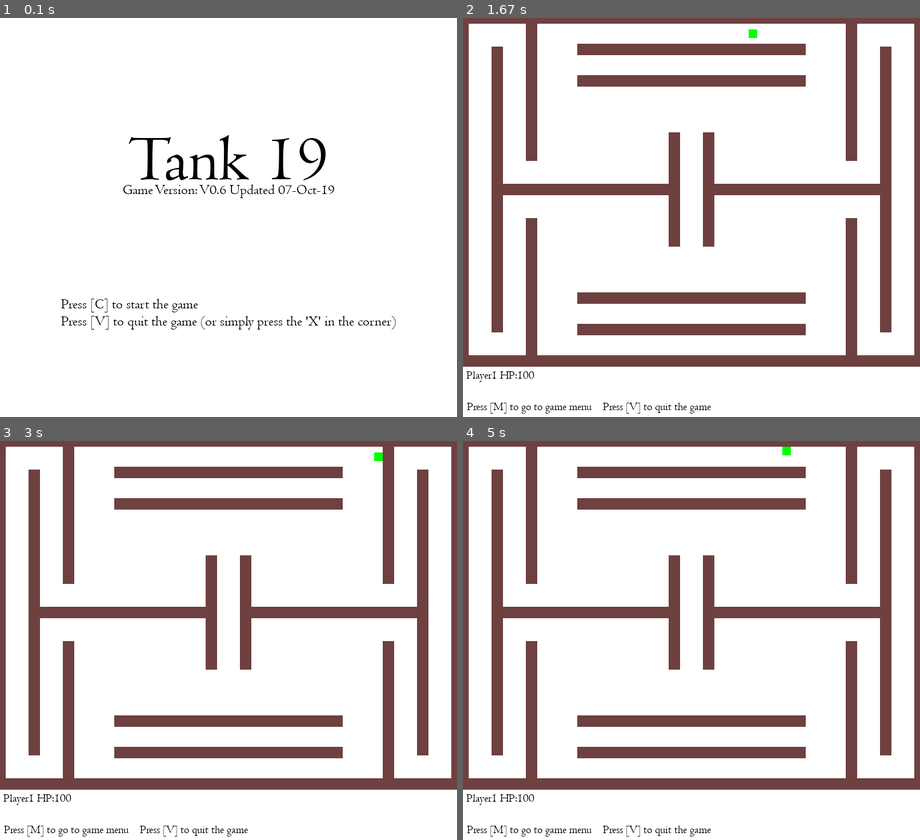
Above: before the commit, frames 1-4 (two rows, left to right).
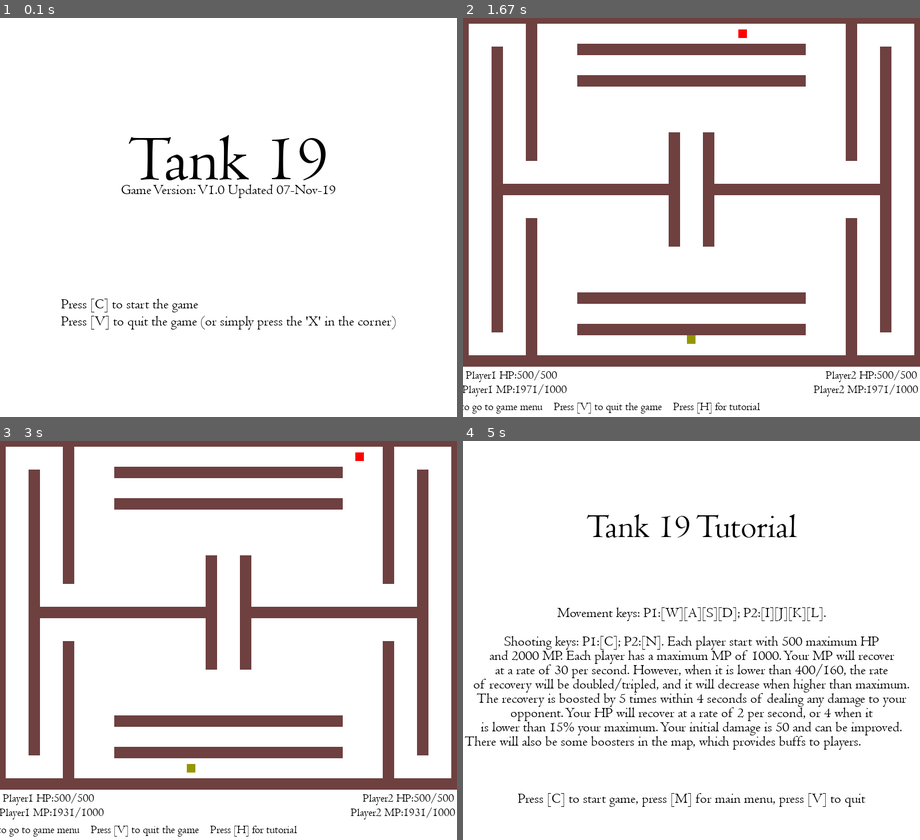
Above: after the commit, the same moments.

Repository: WEGigabyteWeiXiao/Pygame_Project_Guo
Game: pygame game, started from Final File.py
Two runs of this game, one before a commit and one after it. Both use one fixed random seed, a clock stepped at 60 frames per second and the inputs below.
Inputs:
- Up to frame 1 (0.1 s): no input
- Up to frame 2 (1.67 s): tap C at 0.33, 0.67 s; hold I 1-1.47 s; hold D 1-1.47 s; hold C from 1.5 s (still down); hold D from 1.5 s (still down); tap K at 1.65 s
- Up to frame 3 (3 s): release C at 1.97 s; release D at 1.97 s; hold J 2-2.47 s; hold D 2-2.47 s; tap L at 2.5 s; hold D from 2.83 s (still down); tap K at 2.98 s
- Up to frame 4 (5 s): release D at 3.3 s; hold W 3.33-3.63 s; hold D 3.67-4.13 s; hold N 4.17-4.7 s; hold A 4.17-4.7 s; tap K at 4.32 s; tap H at 4.73 s

The runs differ from the first frame. In frame 1, 0.5% of the frame differs, in the area x 26-74%, y 41-46%; in frame 2, 1.3%; in frame 3, 1.3%; in frame 4, 28%, in the area x 0-100%, y 0-100%.

Commit message:
Game version 1.0
First playable version of the game

Diff:
--- a/Final File.py
+++ b/Final File.py
@@ -7,7 +7,7 @@
 gameDisplay = pygame.display.set_mode([display_width,display_height])
 #Sets resolution of the game window and actually creates it
 
-pygame.display.set_caption('Tank 19 V0.6 (07-OCT-19)')
+pygame.display.set_caption('Tank 19 V1.0 (07-NOV-19)')
 #Sets title of the game window
 
 clock = pygame.time.Clock()
@@ -20,7 +20,12 @@
 blue = (0,0,255)
 brown = (110,64,64)
 yellow = (255,255,0)
+dyellow = (150,150,0)
 #Sets up RGB values of all the colours
+
+bullet_list = pygame.sprite.Group()
+#Creates a list for bullets
+
 
 class Wall(pygame.sprite.Sprite):
 #Constructor function for walls
@@ -42,9 +47,17 @@
 
     change_x = 0
     change_y = 0
-    #initiates player's speed and hitpoint
-
-    def __init__(self,x,y,colour,hp):
+    #initialises player's speed and hitpoint
+
+    hp = 500
+    max_hp = 500
+    mp = 2000
+    #Initialises player's hp and mp
+
+    recoveryCount = 4
+    #Initialises player's hp recovery counter
+
+    def __init__(self,x,y,colour):
     #constructor
         pygame.sprite.Sprite.__init__(self)
         #Call the parent's constructor
@@ -58,9 +71,6 @@
         self.rect.x = x
         #Make the top-left corner of the "tank" the passed-in location
 
-        self.hp = hp
-        #Initialises the hp of the player
-
     def changespeed(self,x,y):
         self.change_x += x
         self.change_y += y
@@ -69,7 +79,7 @@
     def move(self, walls):
     #Decides the position of the tank in the next tick
         self.rect.x += self.change_x
-        #Moves along horizontal direction
+        #Moves walong horizontal direction
 
         block_hit_list = pygame.sprite.spritecollide(self,walls,False)
         #Check if the tank is going to hit the wall in the horizontal in the next tick
@@ -96,6 +106,40 @@
             #If the tank is going to the top
                 self.rect.top = block.rect.bottom
 
+        block_hit_list = pygame.sprite.spritecollide(self,bullet_list,False)
+        #Check if the player is being hit by a a bullet
+        for block in block_hit_list:
+        #If a bullet did hit a player
+            self.hp = self.hp - 50
+
+    def shoot(self):
+        bullet_x = self.rect.x
+        bullet_y = self.rect.y
+        bullet = Bullet(bullet_x + self.change_x + 5, bullet_y + self.change_y + 5)
+        #Creates a bullet when the player presses space
+        bullet.speed_x = self.change_x * 3
+        bullet.speed_y = self.change_y * 3
+        #Set the initial position of the bullet
+        bullet_list.add(bullet)
+        self.mp = self.mp - 60
+        #Adds the bullet into the game and deducts mp required from the player
+
+    def get_change_x(self):
+    #Getter method for horizontal speed
+        return self.change_x
+
+    def get_change_y(self):
+    #Getter method for vertical speed
+        return self.change_y
+
+    def get_pos_x(self):
+    #Getter method for horizontal position
+        return self.rect.x
+
+    def get_pos_y(self):
+    #Getter method for vertical position
+        return self.rect.y
+
     def hp_change(self, hpchange):
     #Changes the hp of the player in case of a hit or something else
         self.hp = self.hp + hpchange
@@ -103,9 +147,76 @@
         hpchange = 0
         #Reset the value so the value will not be changed constantly
 
+    def mp_update(self):
+    #Changes the mp of the player in case of a shoot and natural recovery
+        if self.mp < 1000:
+            self.mp = self.mp + 1
+            if self.mp < 400:
+                self.mp = self.mp + 1
+                if self.mp < 160:
+                    self.mp = self.mp + 1
+        #If mp os less than 1000/400/160, recover mp at regular/double/triple speed
+        if self.mp > 1000:
+            self.mp = self.mp - 1
+        #If mp is higher than maximum, slowly deduct it
+
+    def hp_recovery(self):
+        if self.recoveryCount > 0:
+            self.recoveryCount = self.recoveryCount - 1
+        #When it isn't the tick for recovery yet, decrease the counter
+        else:
+        #When it is the tick for hp recovery
+            self.recoveryCount = 6
+            #Resets the counter
+            if self.hp < self.max_hp * 0.15:
+                self.hp = self.hp + 2
+            elif self.hp < self.max_hp:
+                self.hp = self.hp + 1
+            #Recover hp, if lower than 15% of max hp, double the speed
+        if self.mp >= 1000:
+            self.recoveryCount = self.recoveryCount - 1
+        #If the player is at full mp, double the speed of recovery
+
+
     def get_hp(self):
     #Getter method for hp (in order to display on the scoreboard)
         return self.hp
+
+    def get_mp(self):
+    #Getter method for mp
+        return self.mp
+
+    def get_max_hp(self):
+    #Getter method for max_hp
+        return self.max_hp
+
+
+class Bullet(pygame.sprite.Sprite):
+#Base class for bullets in the game
+
+    def __init__(self, x, y):
+    #Constructor for the class
+        pygame.sprite.Sprite.__init__(self)
+        #Calls the constructor of its parent class
+
+        self.image = pygame.Surface([5,5])
+        self.image.fill(black)
+        #Creates a bullet with size 5,5 and fill it with black
+
+        self.rect = self.image.get_rect()
+        self.rect.x = x
+        self.rect.y = y
+        #Sets the bullet as a rectangle
+
+        self.speed_x = 0
+        self.speed_y = 0
+        #Sets speed of bullets
+
+    def move(self):
+        self.rect.x += self.speed_x
+        self.rect.y += self.speed_y
+        #Moves bullets
+
 
 
 class Map():
@@ -176,13 +287,17 @@
             #Detects if the user pressed a button
                 if event.key == pygame.K_c:
                     intro = False
-                #If [C] is pressed let the game enter the main loop
+                #If [C] is pressed let the game enter tutorial
 
                 if event.key == pygame.K_v:
                     pygame.quit()
                     quit()
                 #If [V] is pressed quit the game
 
+                if event.key == pygame.K_h:
+                    tutorial()
+                #If [H] is pressed enter tutorial
+
         gameDisplay.fill(white)
         #fill the screen with white
 
@@ -194,7 +309,7 @@
         TextRect.center = (400,250)
         #Displays title of game
 
-        TextSurf2, TextRect2 = text_objects("Game Version: V0.6 Updated 07-Oct-19", canteur25)
+        TextSurf2, TextRect2 = text_objects("Game Version: V1.0 Updated 07-Nov-19", canteur25)
         TextRect2.center = (400,300)
         #Displays version number of game
 
@@ -212,12 +327,111 @@
         #Makes all changes made above to take effect
 
 
+def tutorial():
+    tutorial = True
+
+    while tutorial == True:
+        for event in pygame.event.get():
+            if event.type == pygame.QUIT:
+                pygame.quit()
+                quit()
+            #If the window is closed, close it
+            if event.type == pygame.KEYDOWN:
+            #Detects if the user pressed a button
+                if event.key == pygame.K_c:
+                    tutorial = False
+                if event.key == pygame.K_m:
+                    start_menu()
+                if event.key == pygame.K_v:
+                    pygame.quit()
+                    quit()
+        gameDisplay.fill(white)
+
+        canteur60 = pygame.font.Font("Fonts/CENTAUR.TTF", 60)
+        canteur25 = pygame.font.Font("Fonts/CENTAUR.TTF", 25)
+        #Define all fonts used in this subroutine
+
+        TextSurf100, TextRect100 = text_objects("Tank 19 Tutorial", canteur60)
+        TextRect100.center = (400,150)
+        #Displays title
+
+        TextSurf101, TextRect101 = text_objects("Movement keys: P1:[W][A][S][D]; P2:[I][J][K][L].", canteur25)
+        TextRect101.center = (400,300)
+        TextSurf102, TextRect102 = text_objects("Shooting keys: P1:[C]; P2:[N]. Each player start with 500 maximum HP", canteur25)
+        TextRect102.center = (400,350)
+        TextSurf103, TextRect103 = text_objects("and 2000 MP. Each player has a maximum MP of 1000. Your MP will recover",canteur25)
+        TextRect103.center = (400,375)
+        TextSurf104, TextRect104 = text_objects("at a rate of 30 per second. However, when it is lower than 400/160, the rate", canteur25)
+        TextRect104.center = (400,400)
+        TextSurf105, TextRect105 = text_objects("of recovery will be doubled/tripled, and it will decrease when higher than maximum.", canteur25)
+        TextRect105.center = (400,425)
+        TextSurf106, TextRect106 = text_objects("The recovery is boosted by 5 times within 4 seconds of dealing any damage to your", canteur25)
+        TextRect106.center = (400,450)
+        TextSurf107, TextRect107 = text_objects("opponent. Your HP will recover at a rate of 2 per second, or 4 when it", canteur25)
+        TextRect107.center = (400,475)
+        TextSurf108, TextRect108 = text_objects("is lower than 15% your maximum. Your initial damage is 50 and can be improved.", canteur25)
+        TextRect108.center = (400,500)
+        TextSurf109, TextRect109 = text_objects("There will also be some boosters in the map, which provides buffs to players.", canteur25)
+        TextRect109.center = (350,525)
+        TextSurf110, TextRect110 = text_objects("Press [C] to start game, press [M] for main menu, press [V] to quit", canteur25)
+        TextRect110.center = (400,625)
+        #Creates all the tutorial texts
+
+        gameDisplay.blit(TextSurf100, TextRect100)
+        gameDisplay.blit(TextSurf101, TextRect101)
+        gameDisplay.blit(TextSurf102, TextRect102)
+        gameDisplay.blit(TextSurf103, TextRect103)
+        gameDisplay.blit(TextSurf104, TextRect104)
+        gameDisplay.blit(TextSurf105, TextRect105)
+        gameDisplay.blit(TextSurf106, TextRect106)
+        gameDisplay.blit(TextSurf107, TextRect107)
+        gameDisplay.blit(TextSurf108, TextRect108)
+        gameDisplay.blit(TextSurf109, TextRect109)
+        gameDisplay.blit(TextSurf110, TextRect110)
+        #Make all the texts on the screen
+
+        pygame.display.update()
+        #Makes all changes to take effect
+
+
+def game_over(winner):
+#Screen for game over
+    canteur60 = pygame.font.Font("Fonts/CENTAUR.TTF", 60)
+    canteur20 = pygame.font.Font("Fonts/CENTAUR.TTF", 25)
+    #Defines fonts used in game over screen
+
+    gameDisplay.fill(white)
+    if winner == 1:
+        TextSurf201, TextRect201 = text_objects("Player 1 has won the game!", canteur60)
+    if winner == 2:
+        TextSurf201, TextRect201 = text_objects("Player 2 has won the game!", canteur60)
+    TextRect201.center = (400,350)
+    #Display results based on the outcome
+    TextSurf202, TextRect202 = text_objects("Press [X] to quit the game", canteur20)
+    TextRect202.center = (200,600)
+    gameDisplay.blit(TextSurf201, TextRect201)
+    gameDisplay.blit(TextSurf202, TextRect202)
+    #Display and make all other texts on this screen
+
+    for event in pygame.event.get():
+        if event.type == pygame.KEYDOWN:
+            if event.key == pygame.K_x:
+                pygame.quit()
+                quit()
+            #If [X] is pressed, quit the game
+
+    pygame.display.update()
+    #Update the screen to let it take effect
+
+
+
 def main():
 #Main program
-
-    player1 = Player(392,20,green,100)
     movingsprites = pygame.sprite.Group()
+    player1 = Player(392,20,red)
     movingsprites.add(player1)
+    player2 = Player(392,570,dyellow)
+    movingsprites.add(player2)
     #Creates the player (and the AI), adds them into the sprite list
 
     maps = []
@@ -245,14 +459,24 @@
 
             if event.type == pygame.KEYDOWN:
                 if event.key == pygame.K_a:
-                    player1.changespeed(-6,0)
+                    player1.changespeed(-5,0)
                 if event.key == pygame.K_d:
-                    player1.changespeed(6,0)
+                    player1.changespeed(5,0)
                 if event.key == pygame.K_w:
-                    player1.changespeed(0,-6)
+                    player1.changespeed(0,-5)
                 if event.key == pygame.K_s:
-                    player1.changespeed(0,6)
-                #When a direction key is pressed let the player to do according movements
+                    player1.changespeed(0,5)
+                #When a direction key is pressed let player1 to do according movements
+
+                if event.key == pygame.K_j:
+                    player2.changespeed(-5,0)
+                if event.key == pygame.K_l:
+                    player2.changespeed(5,0)
+                if event.key == pygame.K_i:
+                    player2.changespeed(0,-5)
+                if event.key == pygame.K_k:
+                    player2.changespeed(0,5)
+                #When a direction key is pressed let player2 to do according movements
 
                 if event.key == pygame.K_m:
                     start_menu()
@@ -263,16 +487,49 @@
                     quit()
                 #When V is pressed quit the game
 
+                if event.key == pygame.K_h:
+                    tutorial()
+                #When H is pressed go to tutorial
+
+                if event.key == pygame.K_c:
+                    if (player1.get_change_x() != 0) or (player1.get_change_y() != 0):
+                        if player1.get_mp() >= 60:
+                            player1.shoot()
+                #If shooting key for player1 is pressed and player1 meets all requirements to shoot
+
+                if event.key == pygame.K_n:
+                    if (player2.get_change_x() != 0) or (player2.get_change_y() != 0):
+                        if player2.get_mp() >= 60:
+                            player2.shoot()
+                #If shooting key for player2 is pressed and player2 meets all requirements to shoot
+
             if event.type == pygame.KEYUP:
                 if event.key == pygame.K_a:
-                    player1.changespeed(6,0)
+                    player1.changespeed(5,0)
                 if event.key == pygame.K_d:
-                    player1.changespeed(-6,0)
+                    player1.changespeed(-5,0)
                 if event.key == pygame.K_w:
-                    player1.changespeed(0,6)
+                    player1.changespeed(0,5)
                 if event.key == pygame.K_s:
-                    player1.changespeed(0,-6)
-                #When a direction key is released reset the player's speed
+                    player1.changespeed(0,-5)
+                #When a direction key is released reset player1's speed
+
+                if event.key == pygame.K_j:
+                    player2.changespeed(5,0)
+                if event.key == pygame.K_l:
+                    player2.changespeed(-5,0)
+                if event.key == pygame.K_i:
+                    player2.changespeed(0,5)
+                if event.key == pygame.K_k:
+                    player2.changespeed(0,-5)
+                #When a direction key is released reset player2's speed
+
+        for bullet in bullet_list:
+            if bullet.rect.x > -50 and bullet.rect.x < 900:
+                if bullet.rect.y > -150 and bullet.rect.y < 800:
+            #Only moves the bullet when it is on the screen
+                    bullet.move()
+        #Updates positions of all bullets on the screen
 
         #Event processing ends here
 
@@ -282,26 +539,65 @@
         #Fills the entire window with white to initialise
 
         movingsprites.draw(gameDisplay)
+        bullet_list.draw(gameDisplay)
         current_map.wall_list.draw(gameDisplay)
         #Draws all sprites and walls
 
         canteur20 = pygame.font.Font("Fonts/CENTAUR.TTF", 20)
         #Defines fonts used in main game loop
 
-        TextSurf5, TextRect5 = text_objects("Press [M] to go to game menu    Press [V] to quit the game", canteur20)
+        TextSurf5, TextRect5 = text_objects("Press [M] to go to game menu    Press [V] to quit the game    Press [H] for tutorial", canteur20)
         TextRect5.center = (220,680)
         gameDisplay.blit(TextSurf5, TextRect5)
         #Displays text for going back to main menu or quit the game
 
-        TextSurf6, TextRect6 = text_objects("Player1 HP:" + str(player1.get_hp()), canteur20)
-        TextRect6.center = (65,625)
+        TextSurf6, TextRect6 = text_objects("Player1 HP:" + str(player1.get_hp()) + "/" + str(player1.get_max_hp()), canteur20)
+        TextRect6.center = (85,625)
         gameDisplay.blit(TextSurf6, TextRect6)
-        #Displays information of the hp remaining hp of the player
+        #Displays information of the hp remaining of player1
+
+        TextSurf7, TextRect7 = text_objects("Player1 MP:" + str(player1.get_mp()) + "/1000", canteur20)
+        TextRect7.center = (90,650)
+        gameDisplay.blit(TextSurf7, TextRect7)
+        #Displays information of the mp remaining of player2
+
+        TextSurf8, TextRect8 = text_objects("Player2 HP:" + str(player2.get_hp()) + "/" + str(player2.get_max_hp()), canteur20)
+        TextRect8.center = (715,625)
+        gameDisplay.blit(TextSurf8, TextRect8)
+        #Displays information of the hp remaining of player2
+
+        TextSurf9, TextRect9 = text_objects("Player2 MP:" + str(player2.get_mp()) + "/1000", canteur20)
+        TextRect9.center = (705,650)
+        gameDisplay.blit(TextSurf9, TextRect9)
+        #Displays information of the mp remaining of player2
 
         #Additional drawing stops here
 
         player1.move(current_map.wall_list)
-        #Updates the position of player in each tick
+        #Updates the position of player1 in each tick
+
+        player2.move(current_map.wall_list)
+        #Updates the position of player2 in each tick
+
+        player1.mp_update()
+        #Updates the mp of player1 in each tick
+
+        player2.mp_update()
+        #Updates the mp of player2 in each tick
+
+        player1.hp_recovery()
+        #Updates the hp of player1
+
+        player2.hp_recovery()
+        #Uodates the hp of player2
+
+        if player1.get_hp() < 0:
+            game_over(2)
+            player1.hp_change(-10000)
+        if player2.get_hp() < 0:
+            game_over(1)
+            player2.hp_change(-10000)
+        #If any player died, terminate the game
 
         pygame.display.update()
         #Updates the game window
@@ -314,5 +610,6 @@
 
 if __name__ == "__main__":
     start_menu()
+    tutorial()
     main()
 #Calls main menu at the start of the game
